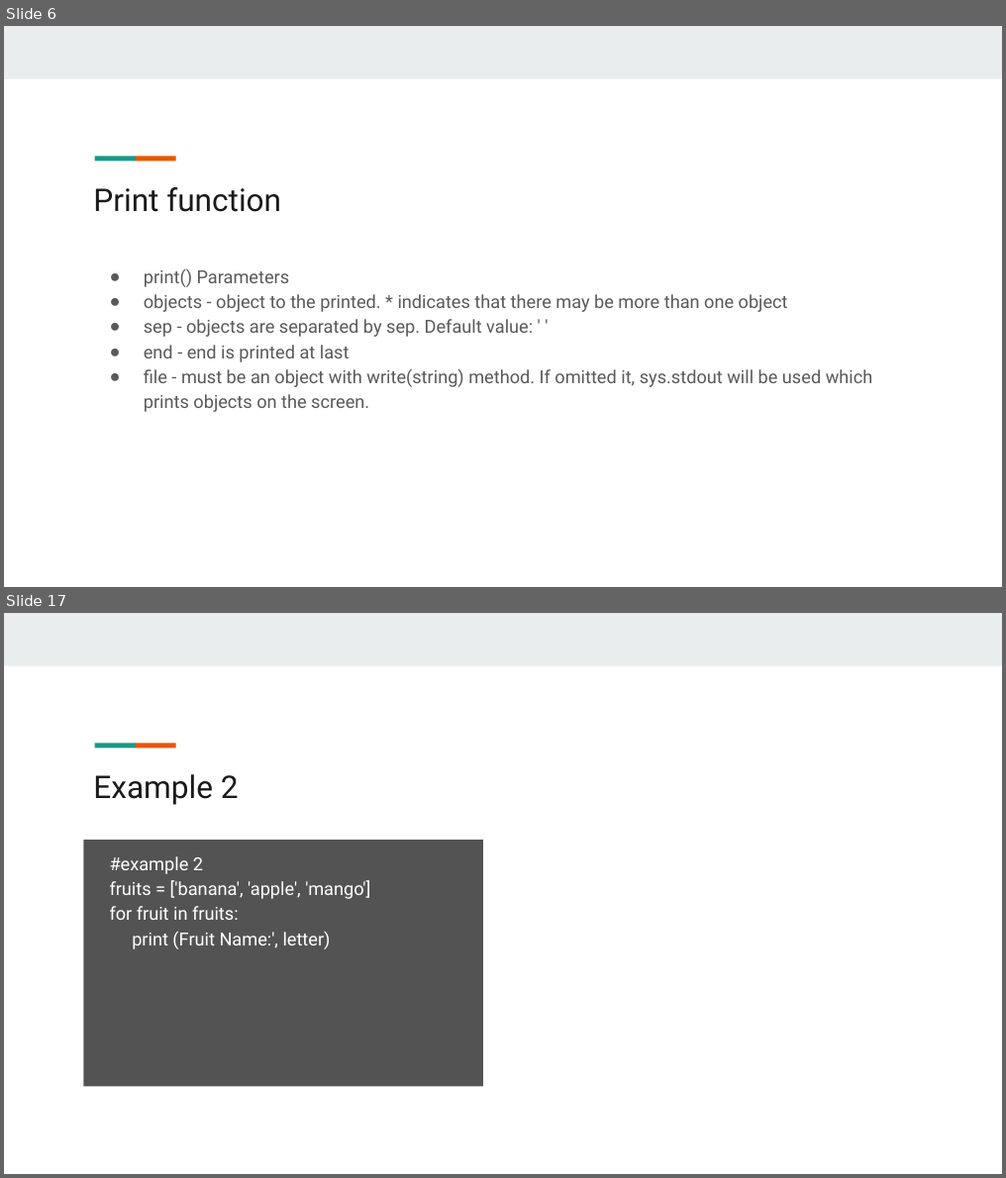
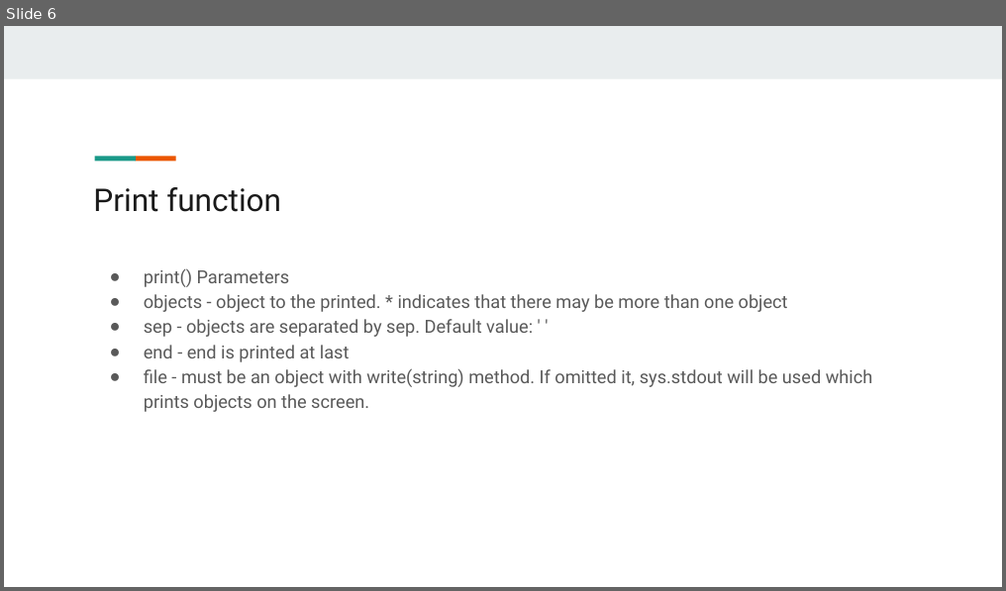
Before and after one commit to giridhersadineni/pythonsrec, a slide deck: 02.Operators & Conditional Statements/2. Python Operators.pptx. Shown one above the other, each under a label of ours: slides 6 and 17 before the commit, slide 6 after it; the slides between them are not shown. The pictures are 1006x1178 and 1006x591 pixels, drawn with LibreOffice and Linux fonts; fonts in the diff are those of the drawing. Boxes give left, top, right and bottom in pixels: in the first picture for what was removed or moved away, otherwise in the second. Text is boxed around its words. In the diff, an @@ line names an element or a change of style, - is before the commit and + after.

```diff
--- a/02.Operators & Conditional Statements/2. Python Operators.pptx
+++ b/02.Operators & Conditional Statements/2. Python Operators.pptx
@@ slide 17 removed at (x1=4, y1=613, x2=1002, y2=1174), background #FFFFFF; not listed: 3 template elements that a slide beside it also shows @@
@@ title removed at (x1=93, y1=774, x2=239, y2=805) @@
-Example 2
@@ text removed at (x1=84, y1=840, x2=483, y2=1086) @@
-#example 2
-fruits = ['banana', 'apple', 'mango']
-for fruit in fruits:
-print (Fruit Name:', letter)
```
Also in this commit, not shown: 17 other slides removed, 30 other files.
